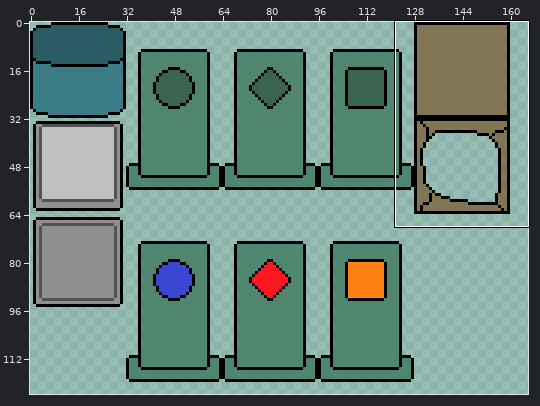
One commit to this sprite sheet: Guardians-of-Zenith/Output/Assets/Maps/Tilesets/Tileset_Puzzle.png. The picture above shows the old version from afar; the outline marks the close-up.
Close-up. First the earlier version:
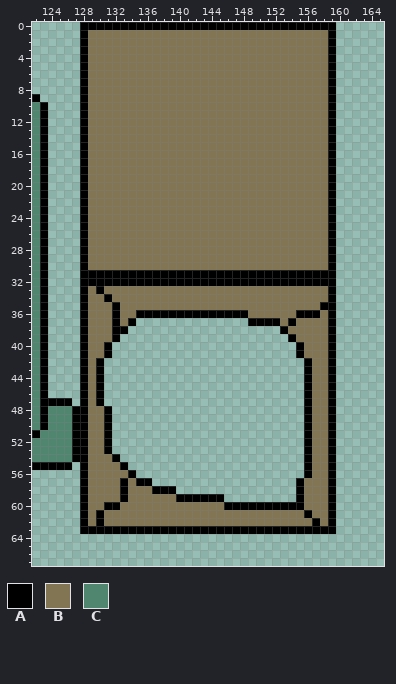
The file is 192x128 pixels. Colours within 5 levels of each other are drawn and written as one. Shown: x 122..165, y 0..67. The wide view leaves out empty margins.
Palette (. is transparent): A #000000  B #817554  C #508670
Pixels before (only the part around the change), first column x 122:
 0 ......AAAAAAAAAAAAAAAAAAAAAAAAAAAAAAAA......
 1 ......ABBBBBBBBBBBBBBBBBBBBBBBBBBBBBBA......
 2 ......ABBBBBBBBBBBBBBBBBBBBBBBBBBBBBBA......
 3 ......ABBBBBBBBBBBBBBBBBBBBBBBBBBBBBBA......
 4 ......ABBBBBBBBBBBBBBBBBBBBBBBBBBBBBBA......
 5 ......ABBBBBBBBBBBBBBBBBBBBBBBBBBBBBBA......
 6 ......ABBBBBBBBBBBBBBBBBBBBBBBBBBBBBBA......
 7 ......ABBBBBBBBBBBBBBBBBBBBBBBBBBBBBBA......
 8 ......ABBBBBBBBBBBBBBBBBBBBBBBBBBBBBBA......
 9 A.....ABBBBBBBBBBBBBBBBBBBBBBBBBBBBBBA......
10 CA....ABBBBBBBBBBBBBBBBBBBBBBBBBBBBBBA......
11 CA....ABBBBBBBBBBBBBBBBBBBBBBBBBBBBBBA......
12 CA....ABBBBBBBBBBBBBBBBBBBBBBBBBBBBBBA......
13 CA....ABBBBBBBBBBBBBBBBBBBBBBBBBBBBBBA......
14 CA....ABBBBBBBBBBBBBBBBBBBBBBBBBBBBBBA......
15 CA....ABBBBBBBBBBBBBBBBBBBBBBBBBBBBBBA......
16 CA....ABBBBBBBBBBBBBBBBBBBBBBBBBBBBBBA......
17 CA....ABBBBBBBBBBBBBBBBBBBBBBBBBBBBBBA......
18 CA....ABBBBBBBBBBBBBBBBBBBBBBBBBBBBBBA......
19 CA....ABBBBBBBBBBBBBBBBBBBBBBBBBBBBBBA......
20 CA....ABBBBBBBBBBBBBBBBBBBBBBBBBBBBBBA......
21 CA....ABBBBBBBBBBBBBBBBBBBBBBBBBBBBBBA......
22 CA....ABBBBBBBBBBBBBBBBBBBBBBBBBBBBBBA......
23 CA....ABBBBBBBBBBBBBBBBBBBBBBBBBBBBBBA......
24 CA....ABBBBBBBBBBBBBBBBBBBBBBBBBBBBBBA......
25 CA....ABBBBBBBBBBBBBBBBBBBBBBBBBBBBBBA......
26 CA....ABBBBBBBBBBBBBBBBBBBBBBBBBBBBBBA......
27 CA....ABBBBBBBBBBBBBBBBBBBBBBBBBBBBBBA......
28 CA....ABBBBBBBBBBBBBBBBBBBBBBBBBBBBBBA......
29 CA....ABBBBBBBBBBBBBBBBBBBBBBBBBBBBBBA......
30 CA....ABBBBBBBBBBBBBBBBBBBBBBBBBBBBBBA......
31 CA....AAAAAAAAAAAAAAAAAAAAAAAAAAAAAAAA......
32 CA....AAAAAAAAAAAAAAAAAAAAAAAAAAAAAAAA......
33 CA....ABABBBBBBBBBBBBBBBBBBBBBBBBBBBBA......
34 CA....ABBABBBBBBBBBBBBBBBBBBBBBBBBBBBA......
35 CA....ABBBABBBBBBBBBBBBBBBBBBBBBBBBBAA......
36 CA....ABBBABBAAAAAAAAAAAAAABBBBBBAAABA......
37 CA....ABBBABA..............AAAABABBBBA......
38 CA....ABBBAA...................ABBBBBA......
39 CA....ABBBA.....................ABBBBA......
40 CA....ABBA.......................ABBBA......
41 CA....ABBA.......................ABBBA......
42 CA....ABA.........................ABBA......
43 CA....ABA.........................ABBA......
44 CA....ABA.........................ABBA......
45 CA....ABA.........................ABBA......
46 CA....ABA.........................ABBA......
47 CAAAA.ABA.........................ABBA......
48 CACCCAABBA........................ABBA......
49 CACCCAABBA........................ABBA......
50 CACCCAABBA........................ABBA......
51 ACCCCAABBA........................ABBA......
52 CCCCCAABBA........................ABBA......
53 CCCCCAABBA........................ABBA......
54 CCCCCAABBBA.......................ABBA......
55 AAAAA.ABBBBA......................ABBA......
56 ......ABBBBBA.....................ABBA......
57 ......ABBBBABAA..................ABBBA......
58 ......ABBBBABBBAAA...............ABBBA......
59 ......ABBBBABBBBBBAAAAAA.........ABBBA......
60 ......ABBAABBBBBBBBBBBBBAAAAAAAAAABBBA......
61 ......ABABBBBBBBBBBBBBBBBBBBBBBBBBABBA......
62 ......ABABBBBBBBBBBBBBBBBBBBBBBBBBBABA......
63 ......AAAAAAAAAAAAAAAAAAAAAAAAAAAAAAAA......
64 ............................................
65 ............................................
66 ............................................
After the commit:
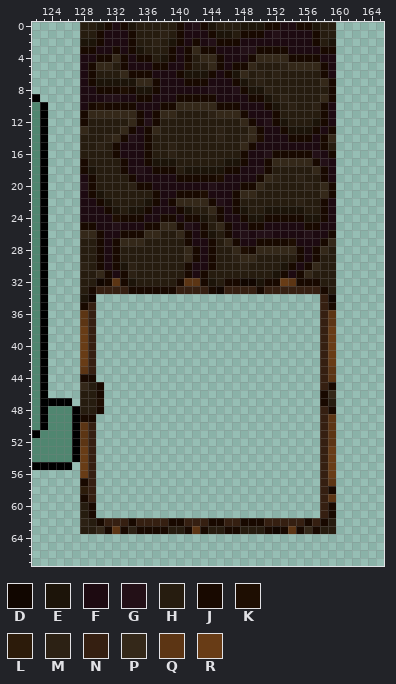
Colours new in this view: D #110600  E #1c1409  F #1d0a11  G #231017  H #261c0f  J #180900  K #1e0e02  L #2c1b0a  M #2c2114  N #351f11  P #342819  Q #5c3514  R #683c16
Author's note on the commit: Cave_Dungeon Puzzle Sprites
Difference:
y 0: x 128..159 AAAAAAAAAAAAAAAAAAAAAAAAAAAAAAAA -> HHEJFJEHHHHHJFGJEHHHEEEJJFFJJEHH
y 1: x 128..159 ABBBBBBBBBBBBBBBBBBBBBBBBBBBBBBA -> HHJFFFJHHHMHJFFFJEEHJJJFGFFFFJHH
y 2: x 128..159 ABBBBBBBBBBBBBBBBBBBBBBBBBBBBBBA -> EEJFFFJHHMHEJFJFGJJJFFFFFFFFFJHE
y 3: x 128..159 ABBBBBBBBBBBBBBBBBBBBBBBBBBBBBBA -> JJFFJFJEHHHJFJPJJFFFGGJJJJFFFFJJ
y 4: x 128..159 ABBBBBBBBBBBBBBBBBBBBBBBBBBBBBBA -> FFJJPJFJJHEJFJHPPJFFFJPPPPJJJJFF
y 5: x 128..159 ABBBBBBBBBBBBBBBBBBBBBBBBBBBBBBA -> FJPPHJFFFJJFFKHHPJFJJPHHHMPPPPJF
y 6: x 128..159 ABBBBBBBBBBBBBBBBBBBBBBBBBBBBBBA -> FJHHHPJJJFFFJEEEJFJEPHMHMHHHHHJF
y 7: x 128..159 ABBBBBBBBBBBBBBBBBBBBBBBBBBBBBBA -> FJEEEEEPPJFFFJJJFFFJEHMHHHHHHHPJ
y 8: x 128..159 ABBBBBBBBBBBBBBBBBBBBBBBBBBBBBBA -> FFJJJKJEEJFFFFFFGFFGJEEMHHHHHHHJ
y 9: x 128..159 ABBBBBBBBBBBBBBBBBBBBBBBBBBBBBBA -> FFFGGFFJJFFFJJJJJFFFFJJEHMHHHHPJ
y 10: x 128..159 ABBBBBBBBBBBBBBBBBBBBBBBBBBBBBBA -> FJKJJJJFFFJJPPPPPJJJFFFJEHMHHMJF
y 11: x 128..159 ABBBBBBBBBBBBBBBBBBBBBBBBBBBBBBA -> JPPPPPPJFJPPHHHHMPPPJFFFJHHHHHJF
y 12: x 128..159 ABBBBBBBBBBBBBBBBBBBBBBBBBBBBBBA -> JHHHHHPJGJHHHHHHHHHHPJFGJEHHHEJF
y 13: x 128..159 ABBBBBBBBBBBBBBBBBBBBBBBBBBBBBBA -> PHHHHPJFJPHHHHHHHMHHHPJFFJEEEJFJ
y 14: x 128..159 ABBBBBBBBBBBBBBBBBBBBBBBBBBBBBBA -> HHHMPJGFJHHHHHHHHMHHMPKFFFJJJFJP
y 15: x 128..159 ABBBBBBBBBBBBBBBBBBBBBBBBBBBBBBA -> HHMHJFFFJHHMHHHHHHHHPJFFFFFFFFJH
y 16: x 128..159 ABBBBBBBBBBBBBBBBBBBBBBBBBBBBBBA -> HHHHJFFFJHHMHHHHHHHHJFFGJJJJJGFJ
y 17: x 128..159 ABBBBBBBBBBBBBBBBBBBBBBBBBBBBBBA -> JHHHHJFFJEEEHHHHHHEEJFFJPPPPPJGF
y 18: x 128..159 ABBBBBBBBBBBBBBBBBBBBBBBBBBBBBBA -> JEHHHJFGFJJJHEEEEEJJFFGJHHHHHPJF
y 19: x 128..159 ABBBBBBBBBBBBBBBBBBBBBBBBBBBBBBA -> FJHHHHJFFFFFJJJJJKFFFFJPMHHMHHJF
y 20: x 128..159 ABBBBBBBBBBBBBBBBBBBBBBBBBBBBBBA -> GJHHHHMJJFFFFFFFGFFFJJPHHHHHMHPJ
y 21: x 128..159 ABBBBBBBBBBBBBBBBBBBBBBBBBBBBBBA -> FJEHHHHHHJFFJJJKFFFJPPHHHHHHHHPJ
y 22: x 128..159 ABBBBBBBBBBBBBBBBBBBBBBBBBBBBBBA -> FFJEHHHHEJFJPPPPJGFJHHHHHHHMHHJF
y 23: x 128..159 ABBBBBBBBBBBBBBBBBBBBBBBBBBBBBBA -> FFFJEHEEJFFFJEHHPJFJEHHEEEEEHHJF
y 24: x 128..159 ABBBBBBBBBBBBBBBBBBBBBBBBBBBBBBA -> FFFFKJJJFFJJFJJEHJFFJEEJJJJJEEJF
y 25: x 128..159 ABBBBBBBBBBBBBBBBBBBBBBBBBBBBBBA -> JJFFGFFFJJPPJGFJHPJFFJJFFFFFJJFF
y 26: x 128..159 ABBBBBBBBBBBBBBBBBBBBBBBBBBBBBBA -> PPJFFJJJPPHHPJFJEHJFGFGGFFFFGFFJ
y 27: x 128..159 ABBBBBBBBBBBBBBBBBBBBBBBBBBBBBBA -> HHJFJPPPHHHHHJFFJHPJFFJJJJKFFFJP
y 28: x 128..159 ABBBBBBBBBBBBBBBBBBBBBBBBBBBBBBA -> HHJFJHHHHHHHHPJFJHHPKJPPPPPJFJPH
y 29: x 128..159 ABBBBBBBBBBBBBBBBBBBBBBBBBBBBBBA -> HHJFJHHHHHHHHPJFJHHMPPHHHHHJFJHH
y 30: x 128..159 ABBBBBBBBBBBBBBBBBBBBBBBBBBBBBBA -> MHJFJEMHHHHHHJFFJHHHMHHHHEJFJPHH
y 31: x 128..159 AAAAAAAAAAAAAAAAAAAAAAAAAAAAAAAA -> HHPJFJMHHHHHHJFJHHHHHHHHEJFJPHHH
y 32: x 128..159 AAAAAAAAAAAAAAAAAAAAAAAAAAAAAAAA -> HHDJQJEHHHHHJQQJEHJJDDEJJRQJJJHH
y 33: x 128..159 ABABBBBBBBBBBBBBBBBBBBBBBBBBBBBA -> HJNNNNJJJJJJNNNNJDNNNNJNNNNNNNJH
y 34: x 128..159 ABBABBBBBBBBBBBBBBBBBBBBBBBBBBBA -> ED............................ND
y 35: x 128..159 ABBBABBBBBBBBBBBBBBBBBBBBBBBBBAA -> JN............................NJ
y 36: x 128..159 ABBBABBAAAAAAAAAAAAAABBBBBBAAABA -> QN............................NQ
y 37: x 128..134 ABBBABA -> QN.....; x 149..159 AAAABABBBBA -> .........NQ
y 38: x 128..133 ABBBAA -> RN....; x 153..159 ABBBBBA -> .....NR
y 39: x 128..132 ABBBA -> RN...; x 154..159 ABBBBA -> ....NR
y 40..41: x 128..131 ABBA -> RN..; x 155..159 ABBBA -> ...NR
y 42: x 128..130 ABA -> RN.; x 156..159 ABBA -> ..NR
y 43: x 128..130 ABA -> QN.; x 156..159 ABBA -> ..NQ
y 44: x 128..130 ABA -> JJ.; x 156..159 ABBA -> ..NQ
y 45: x 128..130 ABA -> PHJ; x 156..159 ABBA -> ..NJ
y 46: x 128..130 ABA -> HHJ; x 156..159 ABBA -> ..JP
y 47: x 128..130 ABA -> HHK; x 156..159 ABBA -> ..JH
y 48: x 128..131 ABBA -> HHJ.; x 156..159 ABBA -> ..NJ
y 49: x 128..131 ABBA -> JJ..; x 156..159 ABBA -> ..NQ
y 50..52: x 128..131 ABBA -> QN..; x 156..159 ABBA -> ..NQ
y 53: x 128..131 ABBA -> RN..; x 156..159 ABBA -> ..NR
y 54: x 128..132 ABBBA -> RN...; x 156..159 ABBA -> ..NR
y 55: x 128..133 ABBBBA -> RN....; x 156..159 ABBA -> ..NR
y 56: x 128..134 ABBBBBA -> RN.....; x 156..159 ABBA -> ..NR
y 57: x 128..136 ABBBBABAA -> JN.......; x 155..159 ABBBA -> ...NQ
y 58: x 128..139 ABBBBABBBAAA -> LN..........; x 155..159 ABBBA -> ...NJ
y 59: x 128..145 ABBBBABBBBBBAAAAAA -> JN................; x 155..159 ABBBA -> ...NQ
y 60: x 128..159 ABBAABBBBBBBBBBBBBAAAAAAAAAABBBA -> HJ............................NJ
y 61: x 128..159 ABABBBBBBBBBBBBBBBBBBBBBBBBBABBA -> HJ............................NJ
y 62: x 128..159 ABABBBBBBBBBBBBBBBBBBBBBBBBBBABA -> MHJNNNJNNNNJJNNNJJNNJJJNNNNNJNJH
y 63: x 128..159 AAAAAAAAAAAAAAAAAAAAAAAAAAAAAAAA -> HHPJQJMJJJJHHJQJHHJJHHHJDJQJPJHH
Boxes around the changes in both close-ups, in picture pixels (x1, y1, x2, y2):
changed: (80, 22, 336, 534)
